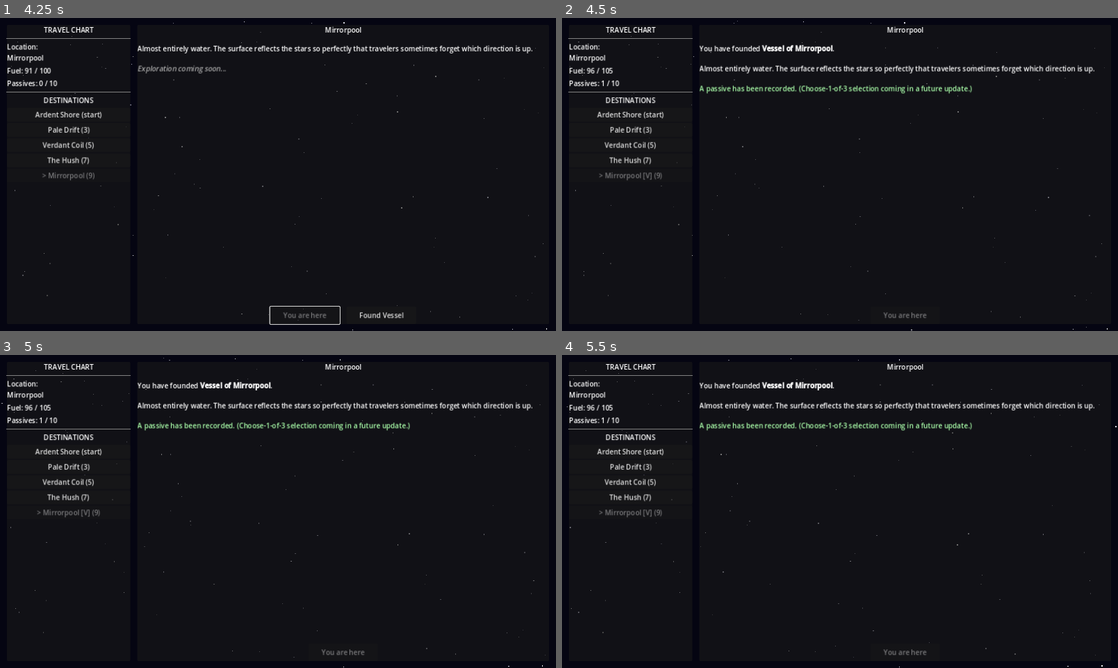
Above: before the commit, frames 1-4 (two rows, left to right).
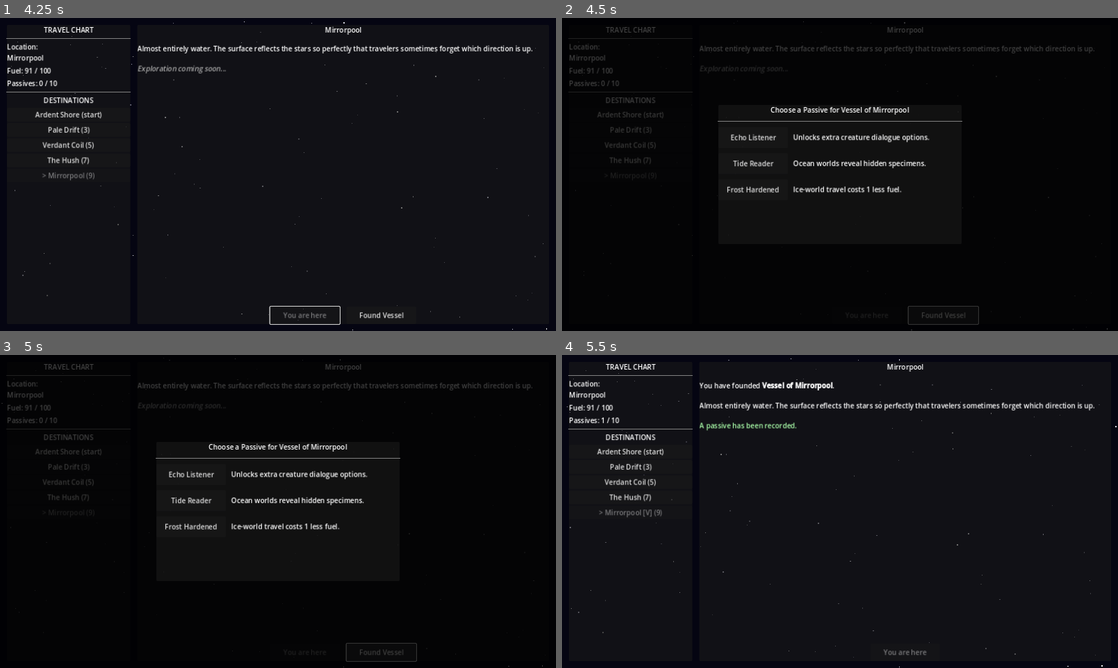
Above: after the commit, the same moments.

Repository: ColdTie/Metanoia-Vessel-2D
Game: Godot game, scene res://scenes/travel/travel_screen.tscn
The game is run twice, just before and just after one commit, with the same random seed, the same clock (stepped at 60 frames per second) and the same inputs.
Inputs (mouse positions are in pixels of both pictures, inside the frame that each line leads up to):
- Up to frame 1 (4.25 s): click "Pale Drift (3)" at 0.5 s; click "Verdant Coil (5)" at 1.25 s; click "The Hush (7)" at 2 s; click "Mirrorpool (9)" at 2.75 s; click "Depart (9 fuel)" at 3.5 s
- Up to frame 2 (4.5 s): click "Found Vessel" at 4.25 s
- Up to frame 3 (5 s): no input
- Up to frame 4 (5.5 s): click (751, 473) at 5 s, where only the run after the commit has a clickable "Echo Listener"

Frame 1 is identical in both runs. In frame 2, 5.4% of the frame differs, in the area x 1-99%, y 0-100%; in frame 3, 5.4%; in frame 4, 0.4%.

Commit message:
feat: implement choose-1-of-3 passive reward on settling
Replaces the hardcoded Founding Bonus grant with GameState.PASSIVE_CATALOG
(the 6 passives already speced in design/systems.md) and
get_passive_choices(), plus an inline choice overlay in travel_screen.gd.
Settling a world now offers up to 3 random unowned passives to pick from,
falling back to a plain settle if none remain.

Drops the +5 max fuel side effect that was tied specifically to the old
hardcoded founding_bonus grant, since that passive is now just one of
several random options rather than guaranteed — consistent with every
other passive in the roster having no mechanical effect wired up yet.

Diff:
--- a/scripts/autoloads/game_state.gd
+++ b/scripts/autoloads/game_state.gd
@@ -3,6 +3,17 @@
 # Singleton: all mutable game state. Access via GameState.x anywhere.
 
 const MAX_PASSIVES := 10  # Reaching this triggers void unlock check
+
+# Mirrors the Passive Roster table in design/systems.md.
+# Effects are descriptive only for now — no mechanical hooks are wired up yet.
+const PASSIVE_CATALOG: Array = [
+	{"id": "founding_bonus", "name": "Founding Bonus", "desc": "First settlement — +5 max fuel."},
+	{"id": "root_knowledge", "name": "Root Knowledge", "desc": "Jungle worlds yield extra specimens."},
+	{"id": "echo_listener", "name": "Echo Listener", "desc": "Unlocks extra creature dialogue options."},
+	{"id": "frost_hardened", "name": "Frost Hardened", "desc": "Ice-world travel costs 1 less fuel."},
+	{"id": "tide_reader", "name": "Tide Reader", "desc": "Ocean worlds reveal hidden specimens."},
+	{"id": "dust_walker", "name": "Dust Walker", "desc": "Desert worlds never trigger forced combat."},
+]
 
 var current_world: String = "Ardent Shore"
 var passives: Array = []          # Array of {id, name, desc, source}
@@ -111,6 +122,23 @@
 	return true
 
 
+func get_owned_passive_ids() -> Array:
+	var ids: Array = []
+	for p in passives:
+		ids.append(p.get("id", ""))
+	return ids
+
+
+func get_passive_choices(count: int = 3) -> Array:
+	var owned := get_owned_passive_ids()
+	var available: Array = []
+	for entry in PASSIVE_CATALOG:
+		if not owned.has(entry["id"]):
+			available.append(entry)
+	available.shuffle()
+	return available.slice(0, min(count, available.size()))
+
+
 func add_passive(passive: Dictionary) -> void:
 	passives.append(passive)
 	passive_gained.emit(passive)
--- a/scripts/travel/travel_screen.gd
+++ b/scripts/travel/travel_screen.gd
@@ -290,25 +290,82 @@
 	world["settled"] = true
 	world["vessel_name"] = "Vessel of " + world["name"]
 
-	# Grant the founding passive (choose-1-of-3 UI is TODO)
+	var choices := GameState.get_passive_choices(3)
+	if choices.is_empty():
+		_finish_settle(world)
+	else:
+		_show_passive_choice(world, choices)
+
+
+func _show_passive_choice(world: Dictionary, choices: Array) -> void:
+	var overlay := CanvasLayer.new()
+	overlay.name = "PassiveChoiceOverlay"
+	overlay.layer = 10
+	add_child(overlay)
+
+	var dim := ColorRect.new()
+	dim.set_anchors_and_offsets_preset(Control.PRESET_FULL_RECT)
+	dim.color = Color(0, 0, 0, 0.75)
+	overlay.add_child(dim)
+
+	var panel := PanelContainer.new()
+	panel.set_anchors_preset(Control.PRESET_CENTER)
+	panel.custom_minimum_size = Vector2(560.0, 320.0)
+	panel.position = -panel.custom_minimum_size / 2.0
+	dim.add_child(panel)
+
+	var vbox := VBoxContainer.new()
+	vbox.add_theme_constant_override("separation", 12)
+	panel.add_child(vbox)
+
+	var title := Label.new()
+	title.text = "Choose a Passive for " + world.get("vessel_name", world.get("name", ""))
+	title.horizontal_alignment = HORIZONTAL_ALIGNMENT_CENTER
+	title.autowrap_mode = TextServer.AUTOWRAP_WORD_SMART
+	vbox.add_child(title)
+	vbox.add_child(HSeparator.new())
+
+	for choice in choices:
+		var row := HBoxContainer.new()
+		row.add_theme_constant_override("separation", 12)
+		vbox.add_child(row)
+
+		var btn := Button.new()
+		btn.text = choice["name"]
+		btn.custom_minimum_size = Vector2(160.0, 48.0)
+		row.add_child(btn)
+
+		var desc := Label.new()
+		desc.text = choice.get("desc", "")
+		desc.autowrap_mode = TextServer.AUTOWRAP_WORD_SMART
+		desc.size_flags_horizontal = Control.SIZE_EXPAND_FILL
+		row.add_child(desc)
+
+		btn.pressed.connect(func():
+			overlay.queue_free()
+			_on_passive_chosen(world, choice)
+		)
+
+
+func _on_passive_chosen(world: Dictionary, choice: Dictionary) -> void:
 	GameState.add_passive({
-		"id": "founding_bonus",
-		"name": "Founding Bonus",
-		"desc": "The act of founding grants clarity. +5 max fuel.",
-		"source": world["name"],
+		"id": choice["id"],
+		"name": choice["name"],
+		"desc": choice.get("desc", ""),
+		"source": world.get("name", ""),
 	})
-	GameState.max_fuel += 5
-	GameState.refuel(5)
-
+	_finish_settle(world)
+
+
+func _finish_settle(world: Dictionary) -> void:
 	_settle_button.visible = false
 	_populate_destinations()
 	_refresh_status()
 
 	_world_desc_label.text = \
-		"You have founded [b]" + world["vessel_name"] + "[/b].\n\n" \
+		"You have founded [b]" + world.get("vessel_name", "") + "[/b].\n\n" \
 		+ world.get("description", "") \
-		+ "\n\n[color=#aaffaa]A passive has been recorded. " \
-		+ "(Choose-1-of-3 selection coming in a future update.)[/color]"
+		+ "\n\n[color=#aaffaa]A passive has been recorded.[/color]"
 
 	SaveLoad.save_game()
 
Not shown, changed: design/content-log.md
Not shown, changed: design/systems.md
